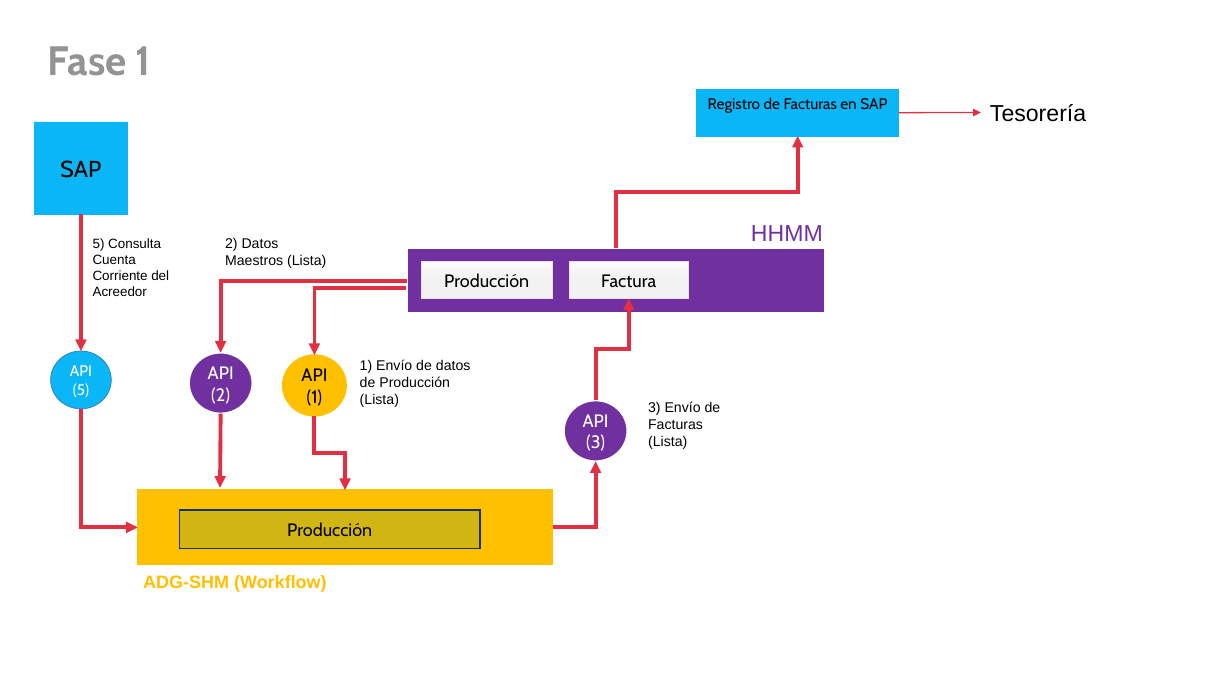
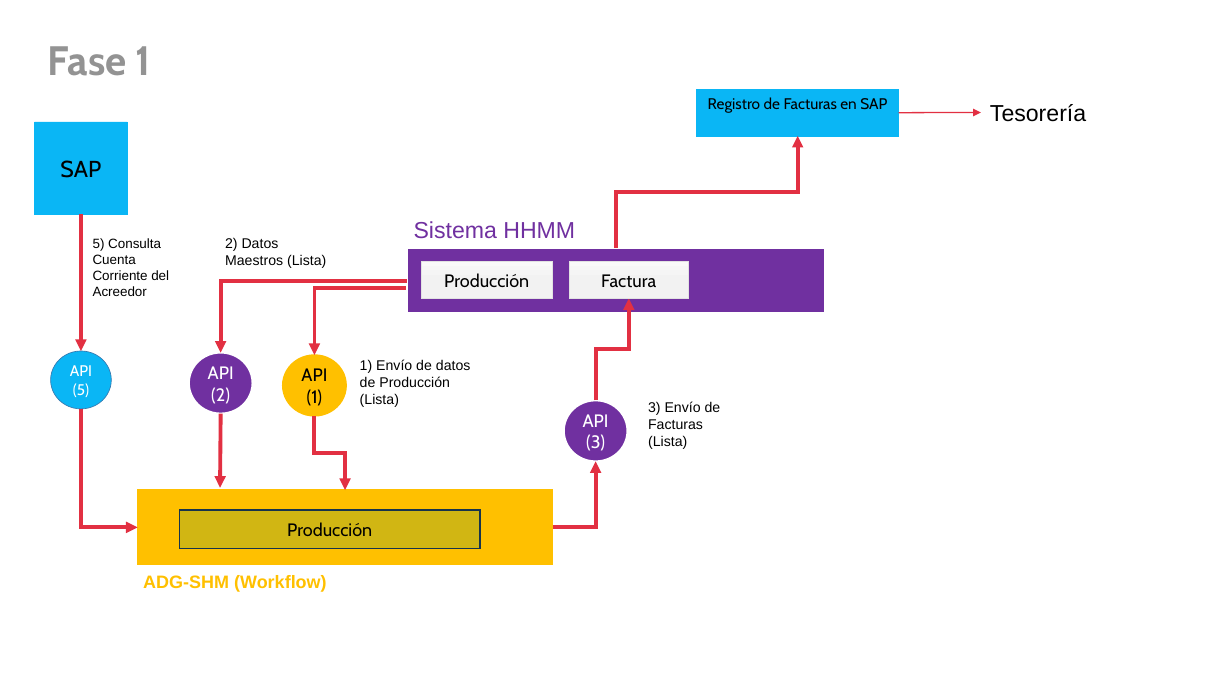
Before and after one commit to aanampa/ADG_SHM, a slide deck: slide 5 of docs/ADG SHM - Despliegue v1.pptx (slide 2 before the commit). Drawn at 1232x693 pixels with LibreOffice and Linux fonts; fonts in the diff are those of the drawing; background and template pictures are left out. Boxes give left, top, right and bottom in pixels: in the first picture for what was removed or moved away, otherwise in the second. Text is boxed around its words. In the diff, an @@ line names an element or a change of style, - is before the commit and + after.

```diff
--- a/docs/ADG SHM - Despliegue v1.pptx
+++ b/docs/ADG SHM - Despliegue v1.pptx
@@ text at (x1=414, y1=221, x2=575, y2=239): text changed @@
-HHMM
+Sistema HHMM
```
Also in this commit, not shown: 2 other slides changed, 3 slides added, 2 slides removed, 22 other files.
